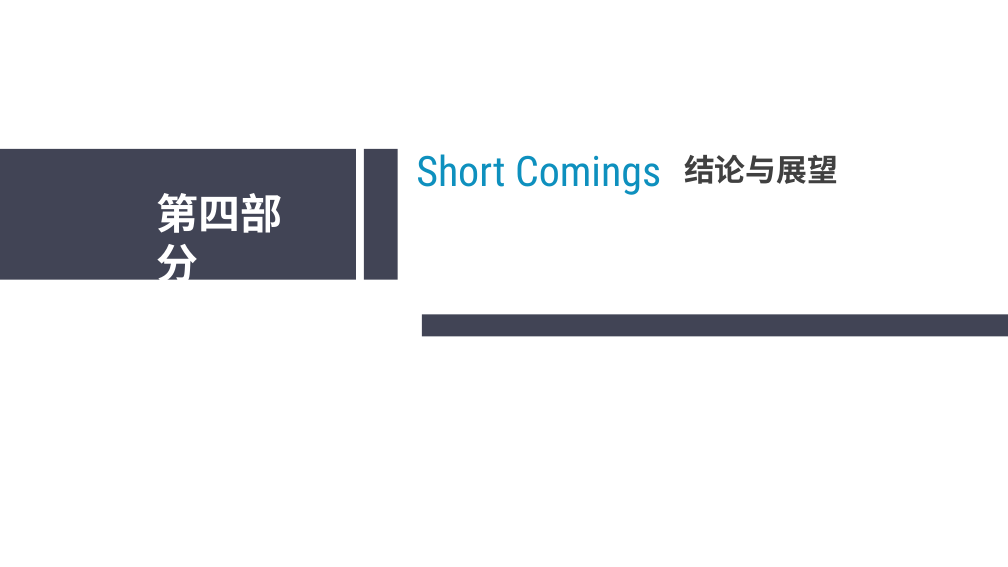
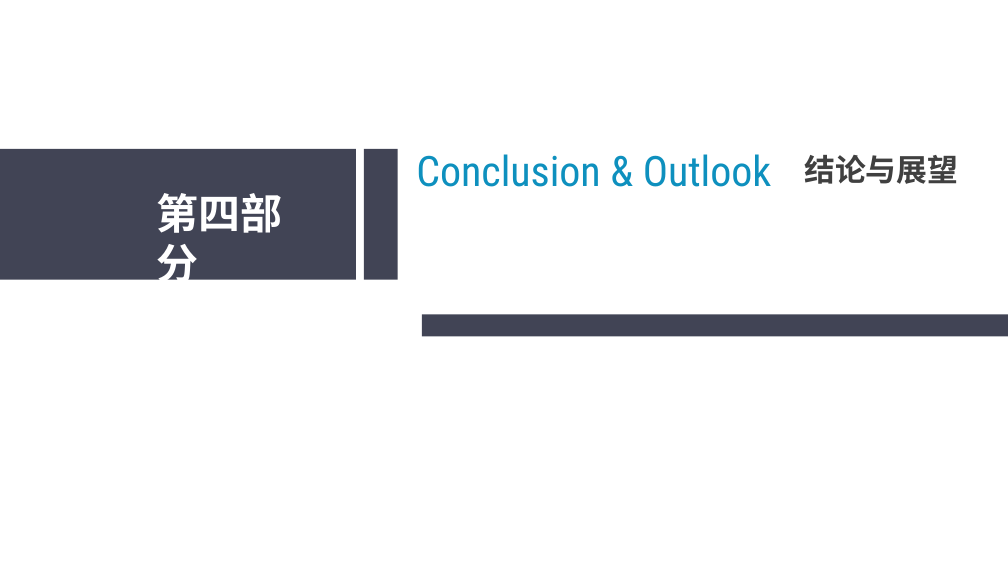
Before and after one commit to sunliangliang9201/interview_prepare, a slide deck: slide 22 of 在线阶段汇报20190606.pptx (slide 21 before the commit). Drawn at 1008x567 pixels with LibreOffice and Linux fonts; fonts in the diff are those of the drawing. Boxes give left, top, right and bottom in pixels: in the first picture for what was removed or moved away, otherwise in the second. Text is boxed around its words. In the diff, an @@ line names an element or a change of style, - is before the commit and + after.

```diff
--- a/在线阶段汇报20190606.pptx
+++ b/在线阶段汇报20190606.pptx
@@ text "结论与展望": place and size @@
-text "结论与展望" at (684,155,838,184)
+text "结论与展望" at (804,155,958,184)
@@ text at (416,154,772,187): text changed @@
-Short Comings
+Conclusion & Outlook
```
Also in this commit, not shown: 7 other slides changed, 1 slide added.
